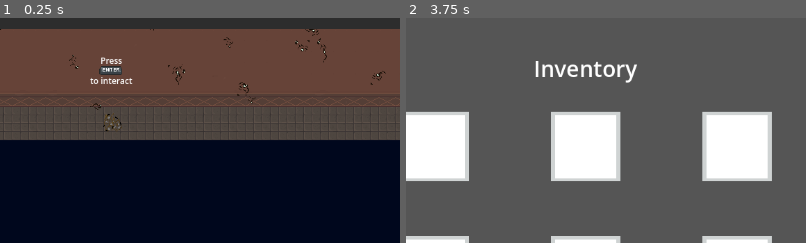
Above: before the commit, frames 1-2 (left to right).
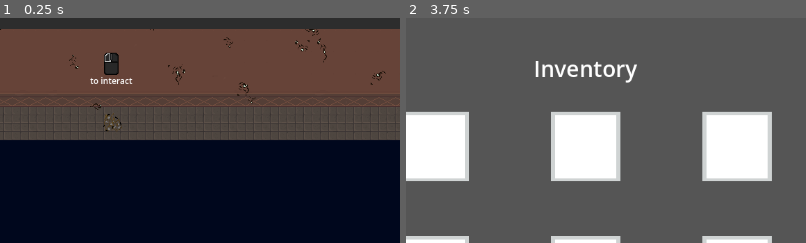
Above: after the commit, the same moments.

Repository: eRues/The-Great-Disappearance-of-Jamie-Finch
Game: Godot game, scene res://Areas/1st_floor_hallway.tscn
The game is run twice, just before and just after one commit, with the same random seed, the same clock (stepped at 60 frames per second) and the same inputs. This scene is started directly instead of the project's main scene.
Inputs (mouse positions are % of the whole screen's width and height, from its top left):
- Up to frame 1 (0.25 s): no input
- Up to frame 2 (3.75 s): tap Enter (enter) at 0.5, 0.8, 1.25, 1.35, 2, 2.3, 2.75, 2.85, 3.5 s; move the mouse to (72, 45) at 0.52 s; press the mouse at (72, 45) at 0.53 s; hold D (right) 0.53-1.28 s; move the mouse to (30, 55) at 1.27 s; release the mouse at (30, 55) at 1.28 s; hold S (down) 1.28-2.03 s; click (30, 55) at 1.55 s; move the mouse to (60, 28) at 2.02 s; press the mouse at (60, 28) at 2.03 s; hold D (right) 2.03-2.78 s; move the mouse to (45, 70) at 2.77 s; release the mouse at (45, 70) at 2.78 s; hold W (up) 2.78-3.53 s; click (45, 70) at 3.05 s; move the mouse to (80, 65) at 3.52 s; hold A (left) from 3.53 s (still down); hold Enter (enter) from 3.53 s (still down); tap E (open) at 3.6 s
The pictures show only the part of the screen within x 28-78%, y 0-50%; the shares and areas given below are measured in that part.

The runs differ from the first frame. In frame 1, 0.4% of the frame differs, in the area x 24-31%, y 15-26%; in frame 2, nothing differs.

Commit message:
slight edits made to battle ui

Diff:
--- a/Areas/1_st_floor_hallway.gd
+++ b/Areas/1_st_floor_hallway.gd
@@ -30,7 +30,7 @@
 		$rock_texture/rock_interact/CollisionShape2D.disabled = false
 		Global.battle_type.health = Global.battle_type.base_health
 
-func _process(delta: float) -> void:
+func _process(_delta: float) -> void:
 	if(Global.rubble_done):
 		$Doors/Door_N/CollisionShape2D.disabled = false
 		Global.rubble_done = false
@@ -61,12 +61,12 @@
 func _on_basement_enter_body_entered(body: Node2D) -> void:
 	if(body.is_in_group("player")):
 		Global.basement_stairs = true
-		Global.can_leave = true
+		Global.can_interact = true
 		$basement_enter/basement_interact.visible = true
 
 func _on_basement_enter_body_exited(_body: Node2D) -> void:
 	Global.basement_stairs = false
-	Global.can_leave = false
+	Global.can_interact = false
 	$basement_enter/basement_interact.visible = false
 
 func _on_rock_interact_body_entered(body: Node2D) -> void:
@@ -83,13 +83,12 @@
 
 func _on_door_n_body_entered(body: Node2D) -> void:
 	if(body.is_in_group("player")):
-		Global.can_leave = true
+		Global.can_interact = true
 		Global.courtyard_door = true
 		$Doors/Door_N/court_interact.visible = true
-		print("Ran")
 
 func _on_door_n_body_exited(body: Node2D) -> void:
 	if(body.is_in_group("player")):
-		Global.can_leave = false
+		Global.can_interact = false
 		$Doors/Door_N/court_interact.visible = false
 		Global.courtyard_door = false
--- a/Areas/boss_open.gd
+++ b/Areas/boss_open.gd
@@ -8,7 +8,7 @@
 
 func _input(event: InputEvent) -> void:
 	if(in_range):
-		if(event.is_action_pressed("enter")):
+		if(event.is_action_pressed("click")):
 			get_tree().change_scene_to_file("res://battle_scene.tscn")
 			Global.battle_target = "res://Areas/courtyard.tscn"
 
--- a/Areas/tutorial_change_scene.tscn
+++ b/Areas/tutorial_change_scene.tscn
@@ -1,21 +1,8 @@
 [gd_scene format=3 uid="uid://dgvnusd7iitg5"]
 
-[ext_resource type="Texture2D" uid="uid://1bexm3nc5dyo" path="res://Assets/Keyboard Keys/enter_key.png" id="1_h1cck"]
+[ext_resource type="Texture2D" uid="uid://dtupw31m2yptt" path="res://Assets/Keyboard Keys/left_click.png" id="1_h1cck"]
 
 [node name="tutorial_change_scene" type="Node2D" unique_id=1014060390]
-
-[node name="EnterKey" type="Sprite2D" parent="." unique_id=1500846035]
-position = Vector2(74, 47)
-scale = Vector2(1.17, 1.08)
-texture = ExtResource("1_h1cck")
-
-[node name="Label" type="Label" parent="." unique_id=2075943292]
-offset_left = 59.0
-offset_top = 24.0
-offset_right = 101.0
-offset_bottom = 47.0
-theme_override_font_sizes/font_size = 12
-text = "Press"
 
 [node name="Label2" type="Label" parent="." unique_id=245184930]
 offset_left = 10.0
@@ -24,3 +11,7 @@
 offset_bottom = 74.0
 theme_override_font_sizes/font_size = 12
 text = "to look down the stairs"
+
+[node name="LeftClick" type="Sprite2D" parent="." unique_id=32309354]
+position = Vector2(76, 35)
+texture = ExtResource("1_h1cck")
--- a/battle_scene.tscn
+++ b/battle_scene.tscn
@@ -8,15 +8,21 @@
 
 [sub_resource type="Theme" id="Theme_gf131"]
 
-[node name="Battle" type="Node2D"]
+[sub_resource type="StyleBoxFlat" id="StyleBoxFlat_gf131"]
+bg_color = Color(0.10980392, 0.87058824, 0.14901961, 0.43137255)
+
+[sub_resource type="StyleBoxFlat" id="StyleBoxFlat_sl17i"]
+bg_color = Color(0.10980392, 0.87058824, 0.14901961, 0.39607844)
+
+[node name="Battle" type="Node2D" unique_id=957829045]
 script = ExtResource("1_fw8re")
 
-[node name="EnemyBackground" type="Sprite2D" parent="."]
+[node name="EnemyBackground" type="Sprite2D" parent="." unique_id=1645997680]
 position = Vector2(574.5, 323.50003)
 scale = Vector2(24.062502, 20.531252)
 texture = ExtResource("2_5joda")
 
-[node name="attack_button" type="Button" parent="."]
+[node name="attack_button" type="Button" parent="." unique_id=2125170148]
 offset_left = 77.0
 offset_top = 500.0
 offset_right = 253.0
@@ -25,7 +31,7 @@
 keep_pressed_outside = true
 text = "Attack"
 
-[node name="defend_button" type="Button" parent="."]
+[node name="defend_button" type="Button" parent="." unique_id=1125099106]
 offset_left = 275.0
 offset_top = 501.0
 offset_right = 451.0
@@ -33,7 +39,7 @@
 focus_mode = 0
 text = "Defend"
 
-[node name="inventory_button" type="Button" parent="."]
+[node name="inventory_button" type="Button" parent="." unique_id=435373030]
 offset_left = 475.0
 offset_top = 503.0
 offset_right = 653.0
@@ -41,7 +47,7 @@
 focus_mode = 0
 text = "Inventory"
 
-[node name="skill_button" type="Button" parent="."]
+[node name="skill_button" type="Button" parent="." unique_id=611335346]
 offset_left = 677.0
 offset_top = 503.0
 offset_right = 855.0
@@ -49,7 +55,7 @@
 focus_mode = 0
 text = "Skill"
 
-[node name="run_button" type="Button" parent="."]
+[node name="run_button" type="Button" parent="." unique_id=759213896]
 offset_left = 874.0
 offset_top = 501.0
 offset_right = 1052.0
@@ -57,11 +63,20 @@
 focus_mode = 0
 text = "Run"
 
-[node name="placeholder_sprite" type="Sprite2D" parent="."]
+[node name="placeholder_sprite" type="Sprite2D" parent="." unique_id=1444844407]
 position = Vector2(565, 258)
 scale = Vector2(15, 12.164)
 
-[node name="health_label_e" type="Label" parent="."]
+[node name="health_bar_e" type="ProgressBar" parent="." unique_id=306868820]
+offset_left = 285.0
+offset_top = 56.0
+offset_right = 864.0
+offset_bottom = 119.0
+theme = SubResource("Theme_gf131")
+theme_override_styles/fill = SubResource("StyleBoxFlat_gf131")
+show_percentage = false
+
+[node name="health_label_e" type="Label" parent="." unique_id=377056647]
 offset_left = 502.0
 offset_top = 57.0
 offset_right = 620.0
@@ -69,15 +84,15 @@
 theme_override_font_sizes/font_size = 32
 horizontal_alignment = 1
 
-[node name="health_bar_e" type="ProgressBar" parent="."]
-offset_left = 282.0
-offset_top = 56.0
-offset_right = 864.0
-offset_bottom = 119.0
-theme = SubResource("Theme_gf131")
+[node name="health_bar_p" type="ProgressBar" parent="." unique_id=1520296553]
+offset_left = 77.0
+offset_top = 459.0
+offset_right = 1053.0
+offset_bottom = 502.0
+theme_override_styles/fill = SubResource("StyleBoxFlat_sl17i")
 show_percentage = false
 
-[node name="health_label_p" type="Label" parent="."]
+[node name="health_label_p" type="Label" parent="." unique_id=181523801]
 offset_left = 521.0
 offset_top = 461.0
 offset_right = 613.0
@@ -85,25 +100,18 @@
 theme_override_font_sizes/font_size = 31
 horizontal_alignment = 1
 
-[node name="health_bar_p" type="ProgressBar" parent="."]
-offset_left = 192.0
-offset_top = 465.0
-offset_right = 946.0
-offset_bottom = 508.0
-show_percentage = false
-
-[node name="end_battle" parent="." instance=ExtResource("3_5g7vw")]
+[node name="end_battle" parent="." unique_id=186955969 instance=ExtResource("3_5g7vw")]
 position = Vector2(-6, -99)
 
-[node name="CanvasLayer" type="CanvasLayer" parent="."]
+[node name="CanvasLayer" type="CanvasLayer" parent="." unique_id=1039325962]
 visible = false
 
-[node name="ColorRect" type="ColorRect" parent="CanvasLayer"]
+[node name="ColorRect" type="ColorRect" parent="CanvasLayer" unique_id=422509315]
 offset_right = 1148.0
 offset_bottom = 640.0
 color = Color(0.33333334, 0.33333334, 0.33333334, 1)
 
-[node name="Label" type="Label" parent="CanvasLayer"]
+[node name="Label" type="Label" parent="CanvasLayer" unique_id=678949053]
 anchors_preset = 5
 anchor_left = 0.5
 anchor_right = 0.5
@@ -115,29 +123,29 @@
 theme_override_font_sizes/font_size = 32
 text = "Inventory"
 
-[node name="Inventory_UI" parent="CanvasLayer" instance=ExtResource("4_5joda")]
+[node name="Inventory_UI" parent="CanvasLayer" unique_id=571394563 instance=ExtResource("4_5joda")]
 custom_minimum_size = Vector2(100, 100)
 offset_left = -4.0
 offset_top = 1.0
 offset_right = 1.0
 offset_bottom = -11.0
 
-[node name="Exit" type="Button" parent="CanvasLayer"]
+[node name="Exit" type="Button" parent="CanvasLayer" unique_id=1171558461]
 offset_left = 1048.0
 offset_top = 28.0
 offset_right = 1120.0
 offset_bottom = 65.0
 text = "Exit"
 
-[node name="battle_text" type="Node2D" parent="."]
+[node name="battle_text" type="Node2D" parent="." unique_id=2126438419]
 visible = false
 
-[node name="text_back" type="Sprite2D" parent="battle_text"]
+[node name="text_back" type="Sprite2D" parent="battle_text" unique_id=1275730350]
 position = Vector2(565.5, 556.5)
 scale = Vector2(32.031254, 4.3437495)
 texture = ExtResource("5_gf131")
 
-[node name="text" type="RichTextLabel" parent="battle_text"]
+[node name="text" type="RichTextLabel" parent="battle_text" unique_id=192007795]
 offset_left = 103.0
 offset_top = 508.0
 offset_right = 1031.0
--- a/character_open.gd
+++ b/character_open.gd
@@ -125,9 +125,7 @@
 		inventory_ui.visible = false
 		get_tree().paused = false
 
-	if(Input.is_action_just_pressed("enter") && Global.can_leave):
-		char_text.start()
-	elif(Input.is_action_just_pressed("click") && Global.can_interact):
+	if(Input.is_action_just_pressed("click") && Global.can_interact):
 		char_text.start()
 
 func _on_ash_text_dialogue_finished() -> void:
--- a/cutscenes.tscn
+++ b/cutscenes.tscn
@@ -1281,6 +1281,7 @@
 texture = ExtResource("1_isgx5")
 
 [node name="Label" type="Label" parent="Dialogue_box" unique_id=1072754250]
+visible = false
 layout_mode = 0
 offset_left = 51.0
 offset_top = 2.0
--- a/enemy_open.gd
+++ b/enemy_open.gd
@@ -9,7 +9,7 @@
 
 func _input(event: InputEvent) -> void:
 	if(in_range):
-		if(event.is_action_pressed("enter")):
+		if(event.is_action_pressed("click")):
 			get_tree().change_scene_to_file("res://battle_scene.tscn")
 			Global.battle_target = "res://Areas/courtyard.tscn"
 
--- a/project.godot
+++ b/project.godot
@@ -32,7 +32,6 @@
 [display]
 
 window/stretch/mode="viewport"
-window/stretch/aspect="expand"
 
 [global_group]
 
--- a/tutorial_interact.tscn
+++ b/tutorial_interact.tscn
@@ -1,18 +1,10 @@
 [gd_scene format=3 uid="uid://bx1bmkxmk8yei"]
 
-[ext_resource type="Texture2D" uid="uid://1bexm3nc5dyo" path="res://Assets/Keyboard Keys/enter_key.png" id="1_ryvg3"]
+[ext_resource type="Texture2D" uid="uid://dtupw31m2yptt" path="res://Assets/Keyboard Keys/left_click.png" id="1_ryvg3"]
 
-[node name="tutorial_interact" type="Node2D"]
+[node name="tutorial_interact" type="Node2D" unique_id=758668114]
 
-[node name="Label" type="Label" parent="."]
-offset_left = 113.0
-offset_top = 142.0
-offset_right = 153.0
-offset_bottom = 165.0
-theme_override_font_sizes/font_size = 12
-text = "Press"
-
-[node name="Label2" type="Label" parent="."]
+[node name="Label2" type="Label" parent="." unique_id=2127566099]
 offset_left = 98.0
 offset_top = 171.0
 offset_right = 179.0
@@ -20,7 +12,6 @@
 theme_override_font_sizes/font_size = 12
 text = "to interact"
 
-[node name="EnterKey" type="Sprite2D" parent="."]
-position = Vector2(128, 164.99998)
-scale = Vector2(1.1785715, 1.0833334)
+[node name="LeftClick" type="Sprite2D" parent="." unique_id=684706952]
+position = Vector2(129, 155)
 texture = ExtResource("1_ryvg3")
Binary file added: Assets/Keyboard Keys/left_click.png
Not shown, added: Assets/Keyboard Keys/left_click.png.import
Not shown: 1 places in battle_scene.tscn that only renumber resources
